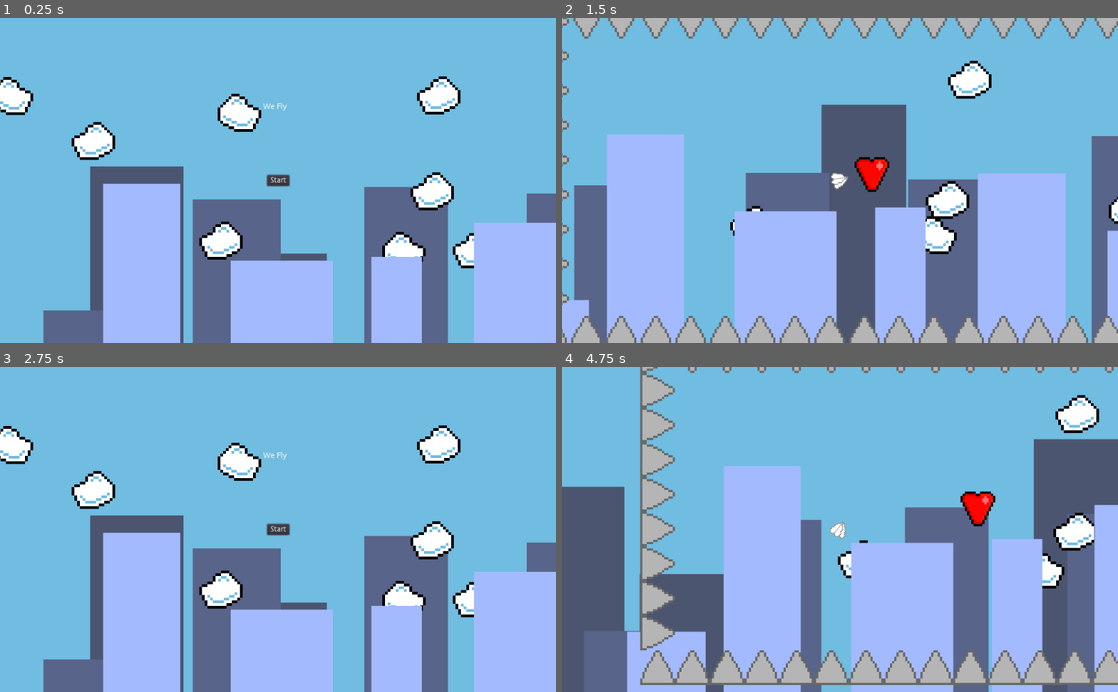
Above: before the commit, frames 1-4 (two rows, left to right).
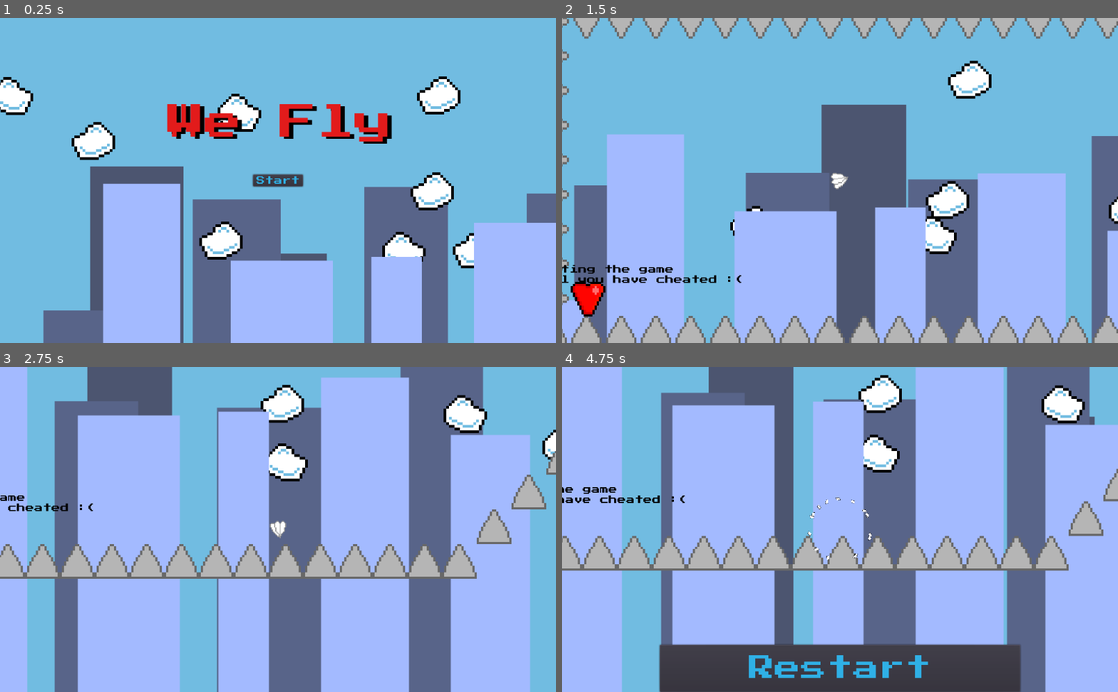
Above: after the commit, the same moments.

Repository: PandorasGit/Midsemester_exjam_paroberts
Game: Godot game, scene res://MainMenu/MainMenu.tscn
Same seed, same stepped clock (60 frames per second), same inputs: the game is played once before the commit and once after it.
Inputs (mouse positions are in pixels of both pictures, inside the frame that each line leads up to):
- Up to frame 1 (0.25 s): no input
- Up to frame 2 (1.5 s): click "Start" at 0.5 s; tap Enter at 1.25 s; move the mouse to (962, 164) at 1.27 s; click (962, 164) at 1.42 s
- Up to frame 3 (2.75 s): click (278, 669) at 2 s, where only the run before the commit has a clickable "Restart"
- Up to frame 4 (4.75 s): click (840, 529) at 2.75 s, where only the run before the commit has a clickable "Start"; tap Space at 3.5 s; move the mouse to (728, 545) at 3.52 s; click (728, 545) at 3.67 s; move the mouse to (895, 458) at 4.27 s; click (895, 458) at 4.42 s

The runs differ from the first frame. In frame 1, 2.7% of the frame differs, in the area x 30-71%, y 26-53%; in frame 2, 1.5%; in frame 3, 68%; in frame 4, 83%, in the area x 0-100%, y 0-100%.

Commit message:
Add Start 2P font

Diff:
--- a/project/HUD/HUD.tscn
+++ b/project/HUD/HUD.tscn
@@ -1,7 +1,18 @@
-[gd_scene load_steps=3 format=2]
+[gd_scene load_steps=6 format=2]
 
 [ext_resource path="res://HUD/HUD.gd" type="Script" id=1]
 [ext_resource path="res://ButtonSoundPlayer/ButtonSoundPlayer.tscn" type="PackedScene" id=2]
+[ext_resource path="res://Common/PressStart2P-Regular.ttf" type="DynamicFontData" id=3]
+
+[sub_resource type="DynamicFont" id=1]
+size = 48
+use_filter = true
+font_data = ExtResource( 3 )
+
+[sub_resource type="DynamicFont" id=2]
+size = 72
+use_filter = true
+font_data = ExtResource( 3 )
 
 [node name="HUD" type="CanvasLayer"]
 script = ExtResource( 1 )
@@ -15,6 +26,10 @@
 margin_left = -332.0
 margin_top = -87.0
 margin_right = 332.0
+custom_colors/font_color = Color( 0.184314, 0.690196, 0.901961, 1 )
+custom_colors/font_color_hover = Color( 0.0705882, 0.541176, 0.737255, 1 )
+custom_colors/font_color_pressed = Color( 0.0509804, 0.317647, 0.588235, 1 )
+custom_fonts/font = SubResource( 1 )
 text = "Restart"
 
 [node name="WinText" type="Label" parent="."]
@@ -26,6 +41,12 @@
 margin_top = -129.0
 margin_right = 1.0
 margin_bottom = -115.0
+custom_colors/font_color = Color( 0.854902, 0.0784314, 0.0784314, 1 )
+custom_colors/font_outline_modulate = Color( 0, 0, 0, 1 )
+custom_colors/font_color_shadow = Color( 0, 0, 0, 1 )
+custom_constants/shadow_offset_x = 8
+custom_constants/shadow_offset_y = 4
+custom_fonts/font = SubResource( 2 )
 text = "YOU WON!"
 align = 1
 
--- a/project/MainMenu/MainMenu.tscn
+++ b/project/MainMenu/MainMenu.tscn
@@ -1,8 +1,18 @@
-[gd_scene load_steps=4 format=2]
+[gd_scene load_steps=7 format=2]
 
 [ext_resource path="res://MainMenu/MainMenu.gd" type="Script" id=1]
 [ext_resource path="res://Background/Background.tscn" type="PackedScene" id=2]
 [ext_resource path="res://ButtonSoundPlayer/ButtonSoundPlayer.tscn" type="PackedScene" id=3]
+[ext_resource path="res://Common/PressStart2P-Regular.ttf" type="DynamicFontData" id=4]
+
+[sub_resource type="DynamicFont" id=1]
+size = 69
+use_filter = true
+font_data = ExtResource( 4 )
+
+[sub_resource type="DynamicFont" id=2]
+use_filter = true
+font_data = ExtResource( 4 )
 
 [node name="MainMenu" type="Control"]
 anchor_right = 1.0
@@ -13,13 +23,17 @@
 
 [node name="GameName" type="Label" parent="."]
 anchor_left = 0.5
-anchor_top = 0.5
 anchor_right = 0.5
-anchor_bottom = 0.5
-margin_left = -46.0
-margin_top = -157.0
-margin_right = 35.0
-margin_bottom = -114.0
+margin_left = -204.0
+margin_top = 159.0
+margin_right = 210.0
+margin_bottom = 228.0
+custom_colors/font_color = Color( 0.886275, 0.105882, 0.105882, 1 )
+custom_colors/font_outline_modulate = Color( 0, 0, 0, 1 )
+custom_colors/font_color_shadow = Color( 0, 0, 0, 1 )
+custom_constants/shadow_offset_x = 8
+custom_constants/shadow_offset_y = 4
+custom_fonts/font = SubResource( 1 )
 text = "We Fly"
 align = 1
 valign = 1
@@ -29,10 +43,14 @@
 anchor_top = 0.5
 anchor_right = 0.5
 anchor_bottom = 0.5
-margin_left = -20.5
-margin_top = -10.0
-margin_right = 20.5
-margin_bottom = 10.0
+margin_left = -46.0
+margin_top = -11.0
+margin_right = 46.0
+margin_bottom = 11.0
+custom_colors/font_color = Color( 0.184314, 0.690196, 0.901961, 1 )
+custom_colors/font_color_hover = Color( 0.0705882, 0.541176, 0.737255, 1 )
+custom_colors/font_color_pressed = Color( 0.0509804, 0.317647, 0.588235, 1 )
+custom_fonts/font = SubResource( 2 )
 text = "Start"
 
 [node name="ButtonSoundPlayer" parent="." instance=ExtResource( 3 )]
--- a/project/World/World.tscn
+++ b/project/World/World.tscn
@@ -6,6 +6,7 @@
 [ext_resource path="res://HUD/HUD.tscn" type="PackedScene" id=4]
 [ext_resource path="res://Goal/Goal.tscn" type="PackedScene" id=5]
 [ext_resource path="res://Background/Background.tscn" type="PackedScene" id=6]
+[ext_resource path="res://Common/PressStart2P-Regular.ttf" type="DynamicFontData" id=7]
 
 [sub_resource type="ConvexPolygonShape2D" id=3]
 points = PoolVector2Array( 16, 16, 0, 16, 7.32975, 0, 8.69276, 0 )
@@ -33,6 +34,9 @@
 } ]
 0/z_index = 0
 
+[sub_resource type="DynamicFont" id=4]
+font_data = ExtResource( 7 )
+
 [node name="World" type="Node2D"]
 script = ExtResource( 3 )
 
@@ -55,4 +59,19 @@
 [node name="HUD" parent="." instance=ExtResource( 4 )]
 
 [node name="Goal2" parent="." instance=ExtResource( 5 )]
-position = Vector2( 622, 315 )
+position = Vector2( 99, 545 )
+
+[node name="GoalLabel" type="Label" parent="."]
+anchor_left = 0.5
+anchor_right = 0.5
+margin_left = -319.0
+margin_top = 482.0
+margin_right = 545.0
+margin_bottom = 517.0
+size_flags_stretch_ratio = 0.27
+custom_colors/font_color = Color( 0, 0, 0, 1 )
+custom_fonts/font = SubResource( 4 )
+text = "By testing the game
+with this goal you have cheated :("
+align = 1
+valign = 1
Binary file added: project/Common/PressStart2P-Regular.ttf
Not shown: 1 places in project/World/World.tscn that only renumber resources
Not shown, changed: README.md
Not shown, added: licenses/OFL.txt
